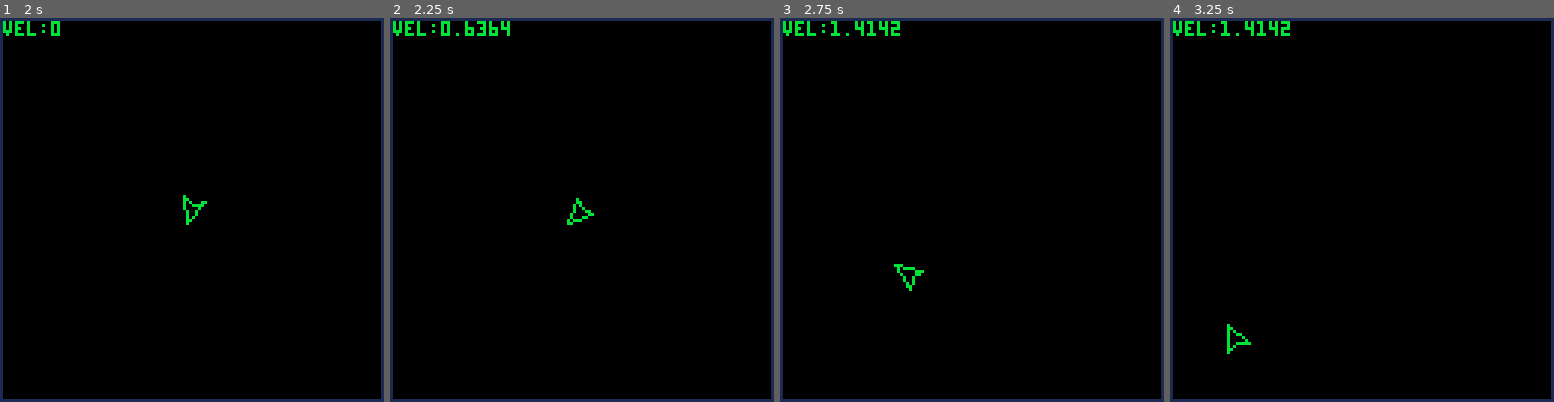
Above: before the commit, frames 1-4 (left to right).
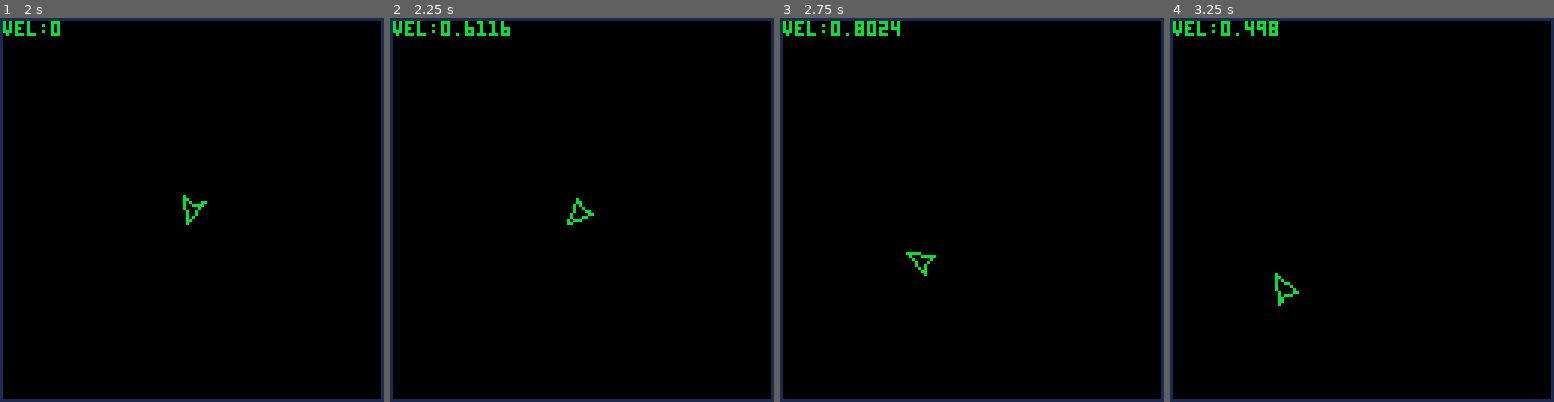
Above: after the commit, the same moments.

Repository: zelmano/p8_3pew
Game: PICO-8 cartridge main.p8
Two runs of this game, one before a commit and one after it. Both use one fixed random seed, a clock stepped at 60 frames per second and the inputs below.
Inputs:
- Up to frame 1 (2 s): hold Right from 1.6 s (still down)
- Up to frame 2 (2.25 s): release Right at 2.1 s; hold Up from 2.15 s (still down)
- Up to frame 3 (2.75 s): release Up at 2.42 s; hold Right from 2.47 s (still down)
- Up to frame 4 (3.25 s): release Right at 3.03 s; hold Left from 3.08 s (still down)

Frame 1 is identical in both runs. In frame 2, 0.1% of the frame differs, in the area x 23-32%, y 0-5%; in frame 3, 0.5%; in frame 4, 0.5%, in the area x 13-34%, y 0-88%.

Commit message:
added friction

Diff:
--- a/main.p8
+++ b/main.p8
@@ -17,7 +17,6 @@
 rsp=0.0125--rotation speed
 acl=0.075--each frame v+=acl
 drg=0.025--friction each frame
-vto=0.25--velocity threshold
 
 col=11
 debugcol=8
@@ -76,7 +75,14 @@
 			vy=sin(d)
 		end
 	end
-
+	--friction
+	local vel=(abs(vx)+abs(vy))
+	local sx=sgn(vx)
+	local sy=sgn(vy)
+	vx-=drg*vx*vel
+	vy-=drg*vy*vel
+	if(sx!=sgn(vx))vx=0
+	if(sy!=sgn(vy))vy=0
 	--movement
 	x+=vx
 	y+=vy
